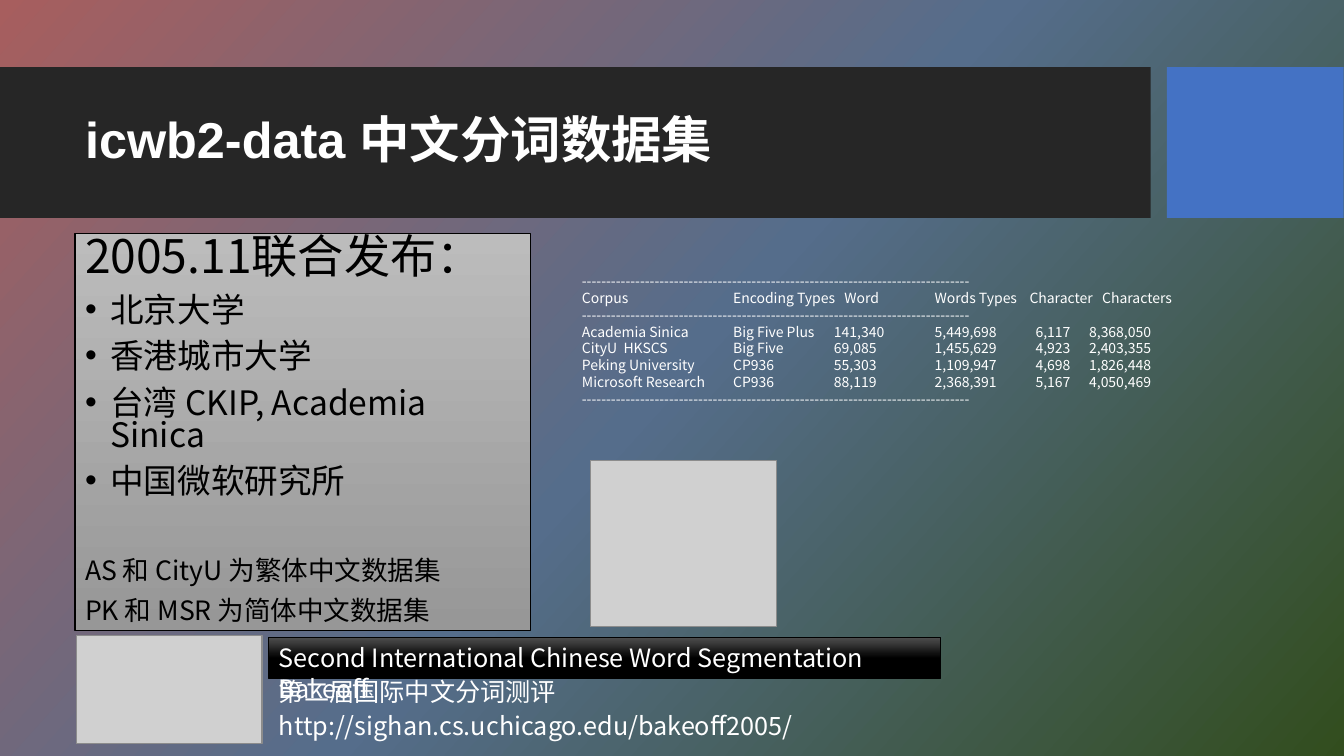
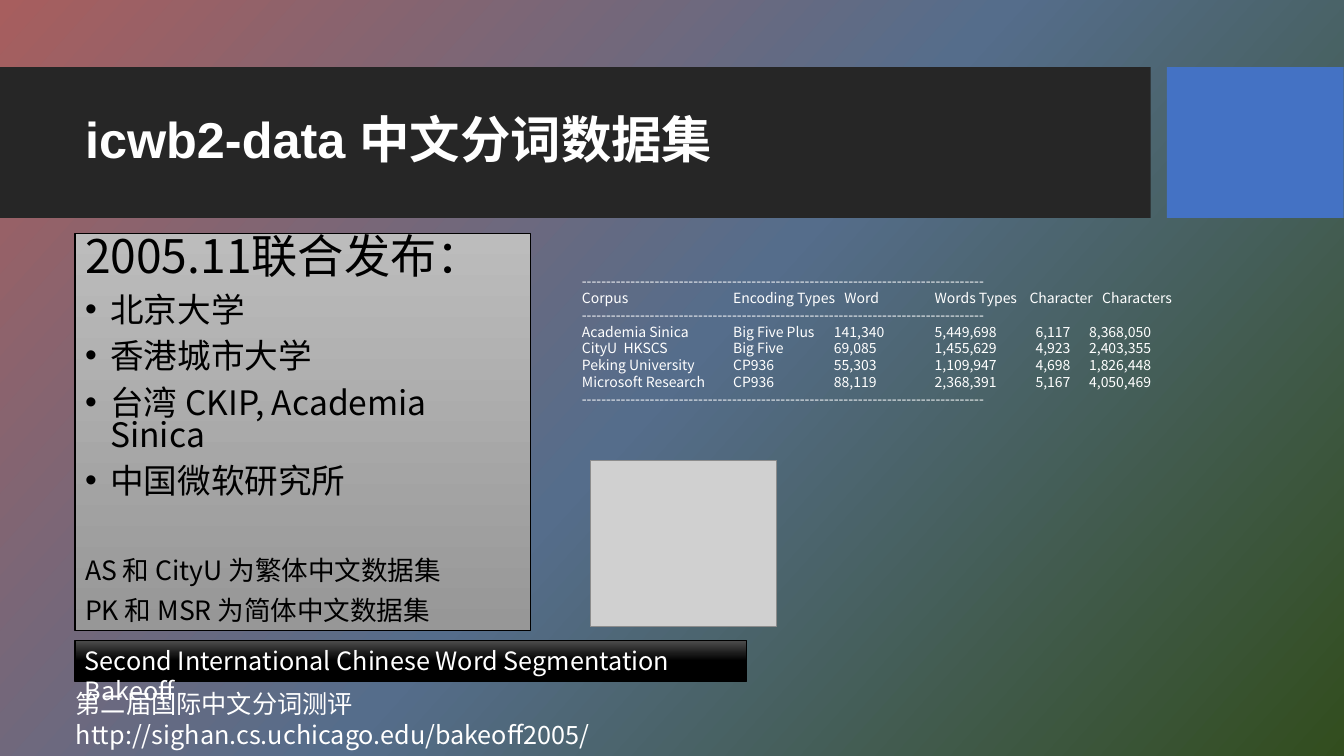
Before and after one commit to HBU/NLP_PPT, a slide deck: slide 11 of PPT-2020/ch02 语料库与词汇知识库.pptx. Drawn at 1344x756 pixels with LibreOffice and Linux fonts; fonts in the diff are those of the drawing; grey boxes stand for pictures; background and template pictures are left out. Boxes give left, top, right and bottom in pixels: in the first picture for what was removed or moved away, otherwise in the second. Text is boxed around its words. In the diff, an @@ line names an element or a change of style, - is before the commit and + after.

Commit message:
update

```diff
--- a/PPT-2020/ch02 语料库与词汇知识库.pptx
+++ b/PPT-2020/ch02 语料库与词汇知识库.pptx
@@ text at bbox=[582, 292, 1172, 390]: text changed @@
---------------------------------------------------------------------------------
+-----------------------------------------------------------------------------------
@@ text at bbox=[582, 292, 1172, 390]: text changed @@
---------------------------------------------------------------------------------
+-----------------------------------------------------------------------------------
@@ text at bbox=[582, 292, 1172, 390]: text changed @@
---------------------------------------------------------------------------------
+-----------------------------------------------------------------------------------
@@ rectangle "Second International Chinese Word Segmentation ...": place and size @@
-rectangle "Second International Chinese Word Segmentation ..." at bbox=[269, 638, 942, 679]
+rectangle "Second International Chinese Word Segmentation ..." at bbox=[75, 640, 747, 681]
@@ picture removed at bbox=[77, 636, 262, 744] @@
@@ text "第二届国际中文分词测评": place and size @@
-text "第二届国际中文分词测评" at bbox=[279, 675, 556, 703]
+text "第二届国际中文分词测评" at bbox=[76, 687, 353, 715]
@@ text "http://sighan.cs.uchicago.edu/bakeoff2005/": place and size @@
-text "http://sighan.cs.uchicago.edu/bakeoff2005/" at bbox=[279, 714, 792, 741]
+text "http://sighan.cs.uchicago.edu/bakeoff2005/" at bbox=[76, 723, 589, 750]
```
Also in this commit, not shown: 9 other slides changed, 2 slides added, 1 slide removed.
